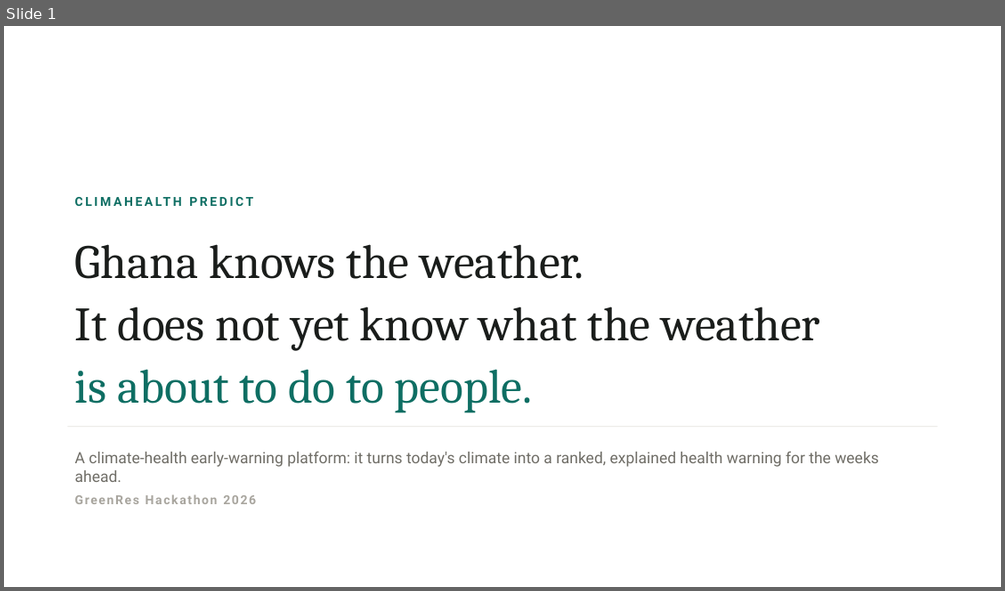
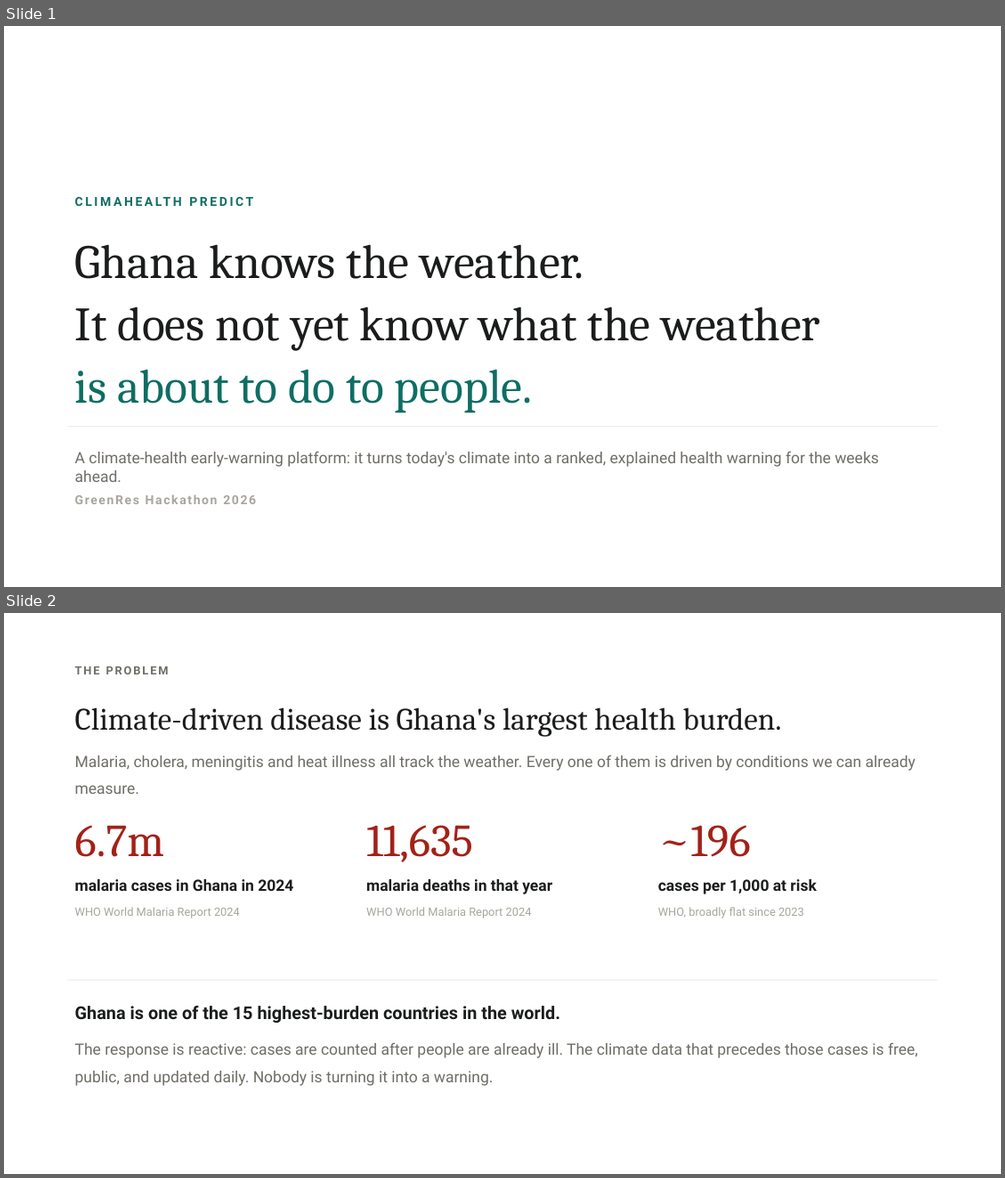
Before and after one commit to Joeboy77/ClimateHealth, a slide deck: deck/ClimaHealth-Predict.pptx. Shown one above the other, each under a label of ours: slide 1 before the commit, slides 1 and 2 after it. The pictures are 1005x591 and 1005x1178 pixels, drawn with LibreOffice and Linux fonts; fonts in the diff are those of the drawing. Boxes give left, top, right and bottom in pixels: in the first picture for what was removed or moved away, otherwise in the second. Text is boxed around its words. In the diff, an @@ line names an element or a change of style, - is before the commit and + after.

```diff
--- a/deck/ClimaHealth-Predict.pptx
+++ b/deck/ClimaHealth-Predict.pptx
@@ slide 2 added at bbox=[4, 613, 1001, 1174], background #FFFFFF @@
@@ text added at bbox=[75, 666, 169, 674], 11 pt, text #6F6D66, bold @@
+THE PROBLEM
@@ text added at bbox=[75, 707, 915, 771], 15 pt, text #6F6D66 @@
+Climate-driven disease is Ghana's largest health burden.
+Malaria, cholera, meningitis and heat illness all track the weather. Every one of them is driven by conditions we can already measure.
@@ text added at bbox=[75, 825, 293, 918], 15 pt, text #1A1D1B @@
+6.7m
+malaria cases in Ghana in 2024
+WHO World Malaria Report 2024
@@ text added at bbox=[366, 825, 552, 918], 11 pt, text #A8A59E @@
+11,635
+malaria deaths in that year
+WHO World Malaria Report 2024
@@ text added at bbox=[658, 825, 816, 918], 11 pt, text #A8A59E @@
+~196
+cases per 1,000 at risk
+WHO, broadly flat since 2023
@@ rectangle added at bbox=[67, 980, 938, 981], fill #E4E2DC @@
@@ text added at bbox=[75, 1005, 918, 1086], 15 pt, text #6F6D66 @@
+Ghana is one of the 15 highest-burden countries in the world.
+The response is reactive: cases are counted after people are already ill. The climate data that precedes those cases is free, public, and updated daily. Nobody is turning it into a warning.
```
Also in this commit, not shown: 4 slides changed, 4 other slides added, 1 slide removed, 18 other files.
